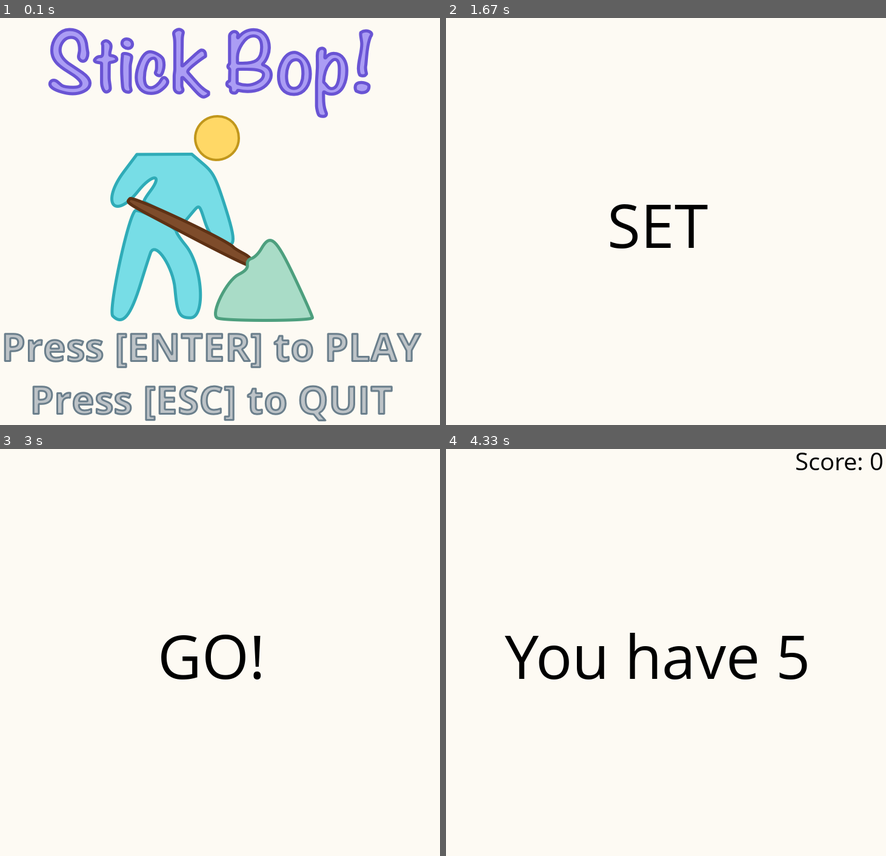
Above: before the commit, frames 1-4 (two rows, left to right).
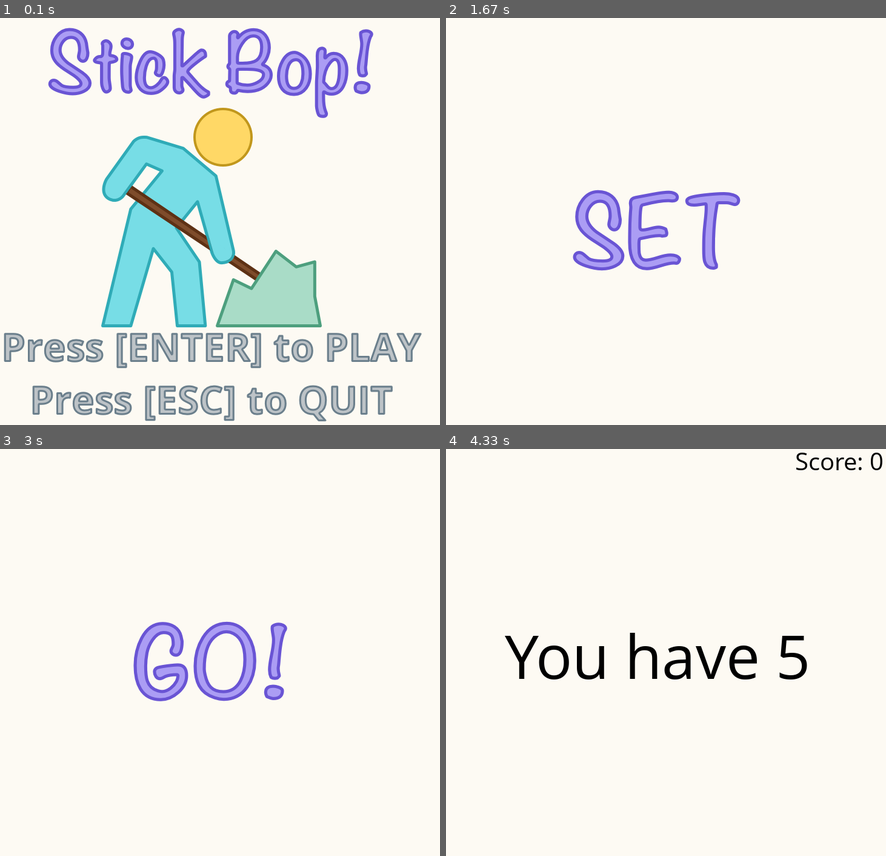
Above: after the commit, the same moments.

Repository: jwl-7/Stick-Bop
Game: pygame game, started from stick-bop.py
The game is run twice, just before and just after one commit, with the same random seed, the same clock (stepped at 60 frames per second) and the same inputs.
Inputs:
- Up to frame 1 (0.1 s): no input
- Up to frame 2 (1.67 s): tap Enter at 0.33 s
- Up to frame 3 (3 s): no input
- Up to frame 4 (4.33 s): tap Space at 3.3, 4.07 s

The runs differ from the first frame. In frame 1, 6.8% of the frame differs, in the area x 23-74%, y 22-77%; in frame 2, 3.8%; in frame 3, 3.8%; in frame 4, nothing differs.

Commit message:
added game_ready() and new ready,set,go images

Diff:
--- a/stick-bop.py
+++ b/stick-bop.py
@@ -61,7 +61,32 @@
         else:
             pygame.display.update()
 
-    print('GAME READY TO START')
+def game_ready():
+    pygame.mixer.music.stop()
+
+    ready_snd = pygame.mixer.Sound(path.join(SND_DIR, 'ready-set-go.ogg'))
+    ready_snd.play()
+
+    size = SCREEN_WIDTH, SCREEN_HEIGHT
+    screen = pygame.display.set_mode(size)
+
+    ready_img = pygame.image.load(path.join(IMG_DIR, 'ready.png')).convert()
+    ready_img = pygame.transform.scale(ready_img, (SCREEN_WIDTH, SCREEN_HEIGHT), screen)
+    screen.blit(ready_img, [0, 0])
+    pygame.display.update()
+    pygame.time.wait(1000)
+
+    set_img = pygame.image.load(path.join(IMG_DIR, 'set.png')).convert()
+    set_img = pygame.transform.scale(set_img, (SCREEN_WIDTH, SCREEN_HEIGHT), screen)
+    screen.blit(set_img, [0, 0])
+    pygame.display.update()
+    pygame.time.wait(1000)
+
+    go_img = pygame.image.load(path.join(IMG_DIR, 'go.png')).convert()
+    go_img = pygame.transform.scale(go_img, (SCREEN_WIDTH, SCREEN_HEIGHT), screen)
+    screen.blit(go_img, [0, 0])
+    pygame.display.update()
+    pygame.time.wait(1000)
 
 def draw_text(surface, text, size, x, y):
     game_font = pygame.font.Font(path.join(FONT_DIR, 'OpenSans-Regular.ttf'), size)
@@ -79,10 +104,6 @@
     clock = pygame.time.Clock()
     pygame.display.set_caption('Stick Bop!')
 
-    # load assets
-    image1 = pygame.image.load(path.join(IMG_DIR, 'stick-pic.png')).convert()
-    image2 = pygame.image.load(path.join(IMG_DIR, 'stick-pic-sword.png')).convert()
-
     # MAIN GAME LOOP
     #----------------------------------------------------------------
     running = True
@@ -92,26 +113,7 @@
     while running:
         if menu_display:
             game_menu()
-            pygame.mixer.music.stop()
-
-            ready_snd = pygame.mixer.Sound(path.join(SND_DIR, 'ready-set-go.ogg'))
-            ready_snd.play()
-
-            screen.fill(WHITE)
-            draw_text(screen, 'READY', 100, SCREEN_WIDTH / 2, SCREEN_HEIGHT / 2.5)
-            pygame.display.update()
-            pygame.time.wait(1000)
-
-            screen.fill(WHITE)
-            draw_text(screen, 'SET', 100, SCREEN_WIDTH / 2, SCREEN_HEIGHT / 2.5)
-            pygame.display.update()
-            pygame.time.wait(1000)
-
-            screen.fill(WHITE)
-            draw_text(screen, 'GO!', 100, SCREEN_WIDTH / 2, SCREEN_HEIGHT / 2.5)
-            pygame.display.update()
-            pygame.time.wait(1000)
-
+            game_ready()
             menu_display = False
 
         screen.fill(WHITE)
Binary file changed: images/game-menu.png
Binary file added: images/go.png
Binary file added: images/jackhammer-1.png
Binary file added: images/jackhammer-2.png
Binary file added: images/ready.png
Binary file added: images/set.png
Binary file removed: images/stick-pic-sword.png
Binary file removed: images/stick-pic.png
